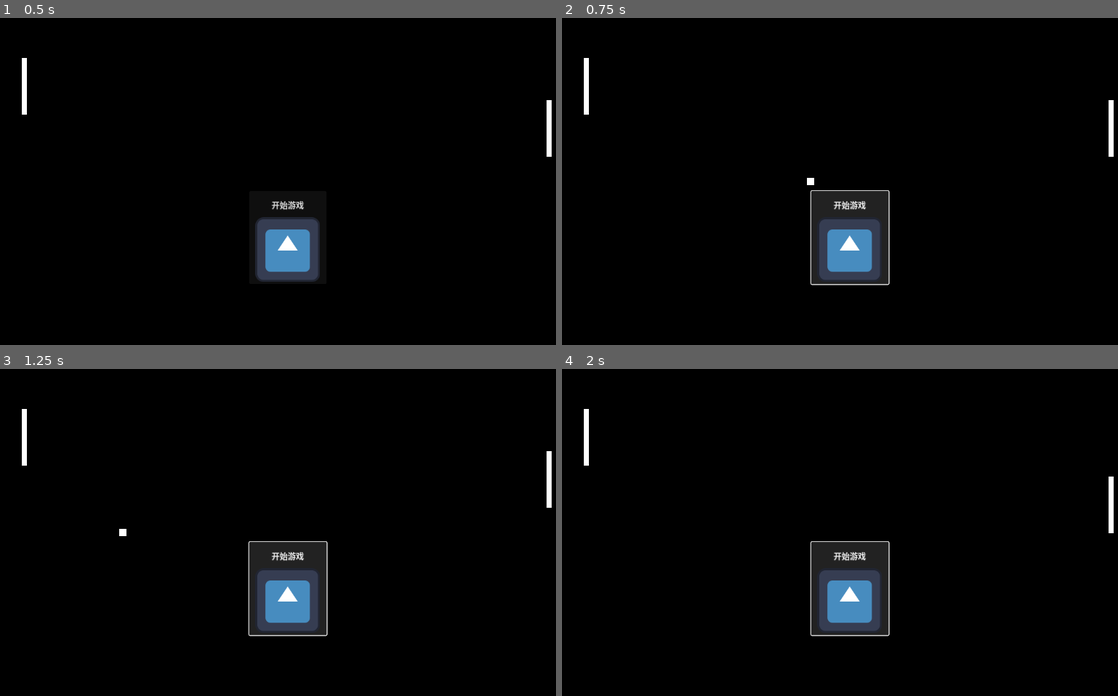
Above: before the commit, frames 1-4 (two rows, left to right).
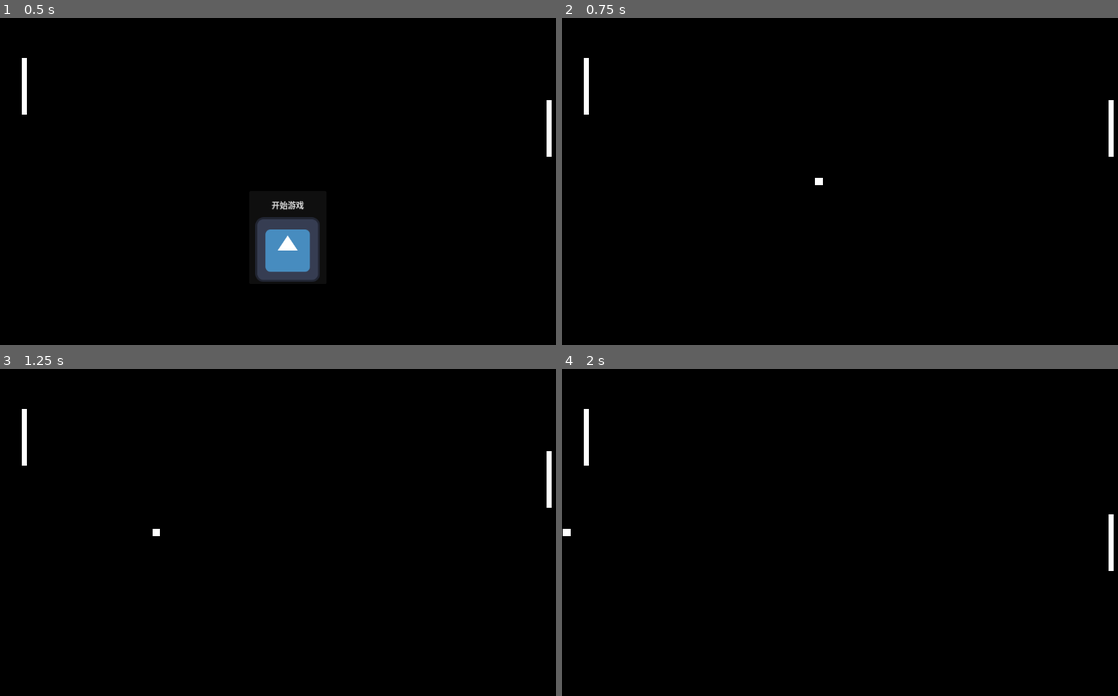
Above: after the commit, the same moments.

Repository: yulan233/ping_pong_godot
Game: Godot game, scene res://node_2d.tscn
Same seed, same stepped clock (60 frames per second), same inputs: the game is played once before the commit and once after it. The engine's default icon, where the game draws it, is replaced by a stand-in: a white triangle on a blue panel in a dark square.
Inputs (mouse positions are in pixels of both pictures, inside the frame that each line leads up to):
- Up to frame 1 (0.5 s): no input
- Up to frame 2 (0.75 s): click "开始游戏" at 0.5 s
- Up to frame 3 (1.25 s): no input
- Up to frame 4 (2 s): click (851, 588) at 1.25 s, where only the run before the commit has a clickable "开始游戏"

Frame 1 is identical in both runs. In frame 2, 4.2% of the frame differs, in the area x 44-59%, y 48-82%; in frame 3, 4.2%; in frame 4, 4.4%, in the area x 0-100%, y 32-82%.

Commit message:
完成了球的反弹，ui在游戏中的显示隐藏

Diff:
--- a/Main.gd
+++ b/Main.gd
@@ -23,12 +23,14 @@
 	if ball.game_over.is_connected(s_game_over):
 		ball.game_over.disconnect(s_game_over)
 	ball=null
+	ui.visible=true
 	pass
 
 func _on_button_pressed() -> void:
 	#防止多次生成
 	if ball!=null:
 		return
+	ui.visible=false
 	GlobalVar.isStart=!GlobalVar.isStart
 	ball=BALL.instantiate()
 	ball.game_over.connect(s_game_over)
--- a/ball.gd
+++ b/ball.gd
@@ -3,7 +3,7 @@
 #自定义游戏结束信号
 signal game_over
 
-var initVelcity:=-500.0
+var initVelcity:=-400.0
 var uiSize:Vector2
 
 # Called when the node enters the scene tree for the first time.
@@ -13,21 +13,27 @@
 	#设置球的初始位置和禁止旋转
 	position=uiSize/2
 	lock_rotation=true
+	# 设置阻力为自己的阻力
+	linear_damp_mode=DAMP_MODE_REPLACE
 	pass # Replace with function body.
 
 
 # Called every frame. 'delta' is the elapsed time since the previous frame.
-func _physics_process(delta: float) -> void:
+func _physics_process(_delta: float) -> void:
 	if GlobalVar.isStart:
-		linear_velocity=Vector2(initVelcity,0)
+		if linear_velocity==Vector2.ZERO:
+			linear_velocity=Vector2(initVelcity,0)
 		#如果超出游戏场景就结束游戏
 		if position.x<0 or position.x>uiSize.x:
 			s_game_over()
 			position=uiSize/2
-
+		#如果球碰到上下边缘则反弹
+		if position.y<=0:
+			linear_velocity=linear_velocity.bounce(Vector2.DOWN)
+		if position.y>=uiSize.y:
+			linear_velocity=linear_velocity.bounce(Vector2.UP)
 
 ## 触发游戏结束
 func s_game_over()->void:
 	emit_signal("game_over")
-	print("hello")
 	queue_free()
--- a/ball.tscn
+++ b/ball.tscn
@@ -8,6 +8,7 @@
 [node name="Ball" type="RigidBody2D"]
 gravity_scale = 0.0
 lock_rotation = true
+linear_damp_mode = 1
 script = ExtResource("1_xb54i")
 
 [node name="CollisionShape2D" type="CollisionShape2D" parent="."]
--- a/player.gd
+++ b/player.gd
@@ -1,6 +1,6 @@
-extends CharacterBody2D
+extends Area2D
 
-
+const Ball = preload("res://ball.gd")
 
 @export var SPEED := 5.0
 @export var JUMP_VELOCITY := 100.0
@@ -38,3 +38,22 @@
 	var direction := randi_range(-1,1)
 	var new_velocity = direction * SPEED
 	return new_velocity
+
+
+func _on_body_entered(body: Node2D) -> void:
+	var ball:Ball=body as Ball
+	var ball_linear_velocity:=ball.linear_velocity/500
+	print(ball.position,position)
+	var p_b_offset:=position.y-ball.position.y
+	var in_player_per:=p_b_offset/60
+	# 判断方向并旋转和求反弹后向量
+	if ball_linear_velocity.dot(Vector2.LEFT)>0:
+		var n:=Vector2.RIGHT.rotated(-PI/4*in_player_per).normalized()
+		ball_linear_velocity=ball_linear_velocity.bounce(n).normalized()
+	else:
+		var n:=Vector2.LEFT.rotated(PI/4*in_player_per).normalized()
+		ball_linear_velocity=ball_linear_velocity.bounce(n).normalized()
+	#为ball赋值计算后的速度向量
+	ball.linear_velocity=ball_linear_velocity*500
+
+	pass # Replace with function body.
--- a/player.tscn
+++ b/player.tscn
@@ -5,8 +5,7 @@
 [sub_resource type="RectangleShape2D" id="RectangleShape2D_3yqqx"]
 size = Vector2(10, 112)
 
-[node name="Player" type="CharacterBody2D"]
-motion_mode = 1
+[node name="Player" type="Area2D"]
 script = ExtResource("1_2vanx")
 
 [node name="CollisionShape2D" type="CollisionShape2D" parent="."]
@@ -14,3 +13,5 @@
 
 [node name="Polygon2D" type="Polygon2D" parent="."]
 polygon = PackedVector2Array(-5, -56, 5, -56, 5, 56, -5, 56)
+
+[connection signal="body_entered" from="." to="." method="_on_body_entered"]
